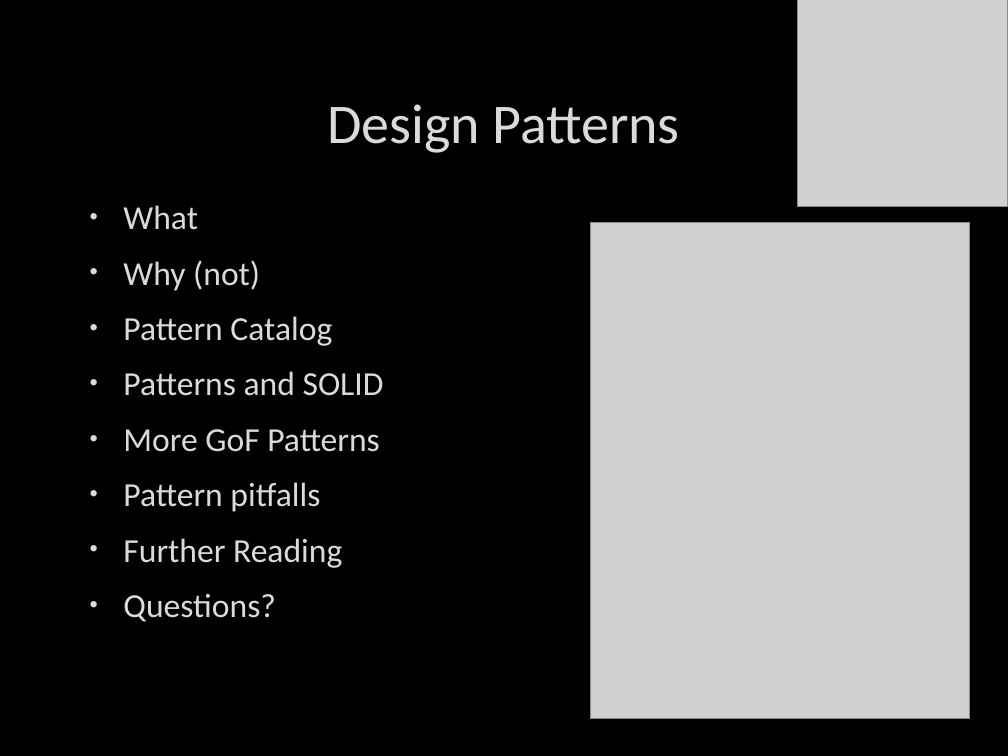
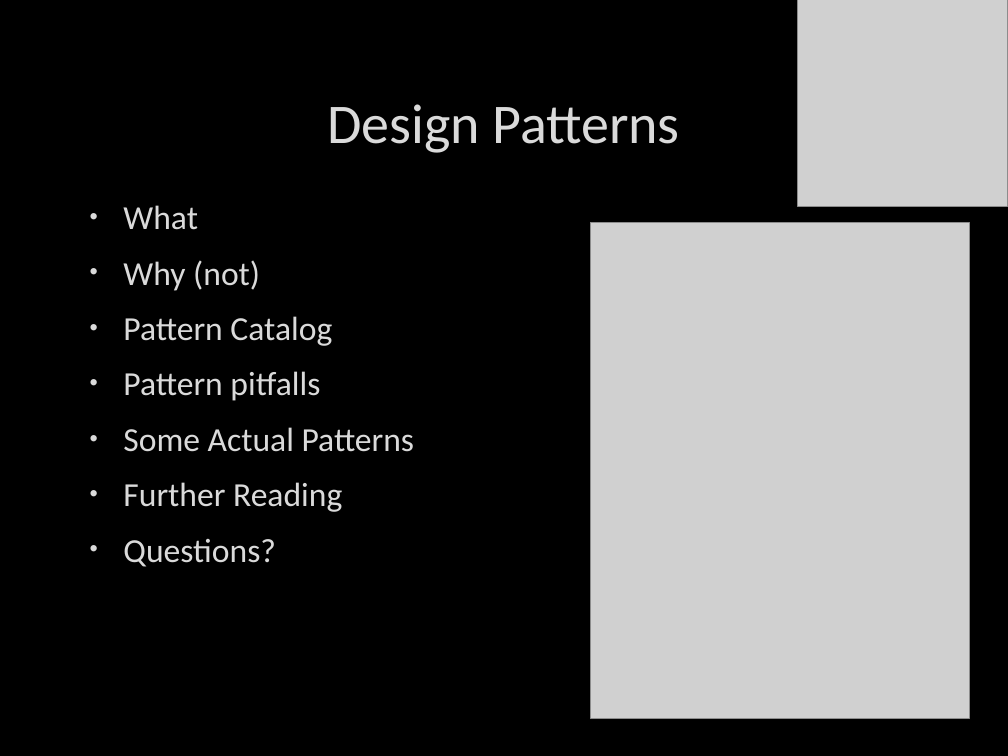
Before and after one commit to itenium-be/Talk-DesignPatterns, a slide deck: slide 2 of patterns.pptx. Drawn at 1008x756 pixels with LibreOffice and Linux fonts; fonts in the diff are those of the drawing; grey boxes stand for pictures; background and template pictures are left out. Boxes give left, top, right and bottom in pixels: in the first picture for what was removed or moved away, otherwise in the second. Text is boxed around its words. In the diff, an @@ line names an element or a change of style, - is before the commit and + after.

```diff
--- a/patterns.pptx
+++ b/patterns.pptx
@@ text at box(123, 371, 384, 452): paragraphs removed @@
-• Patterns and SOLID
-• More GoF Patterns
@@ text at box(123, 427, 415, 452): paragraph added @@
+• Some Actual Patterns
```
Also in this commit, not shown: 11 other slides changed, 1 slide removed, 1 other file.
